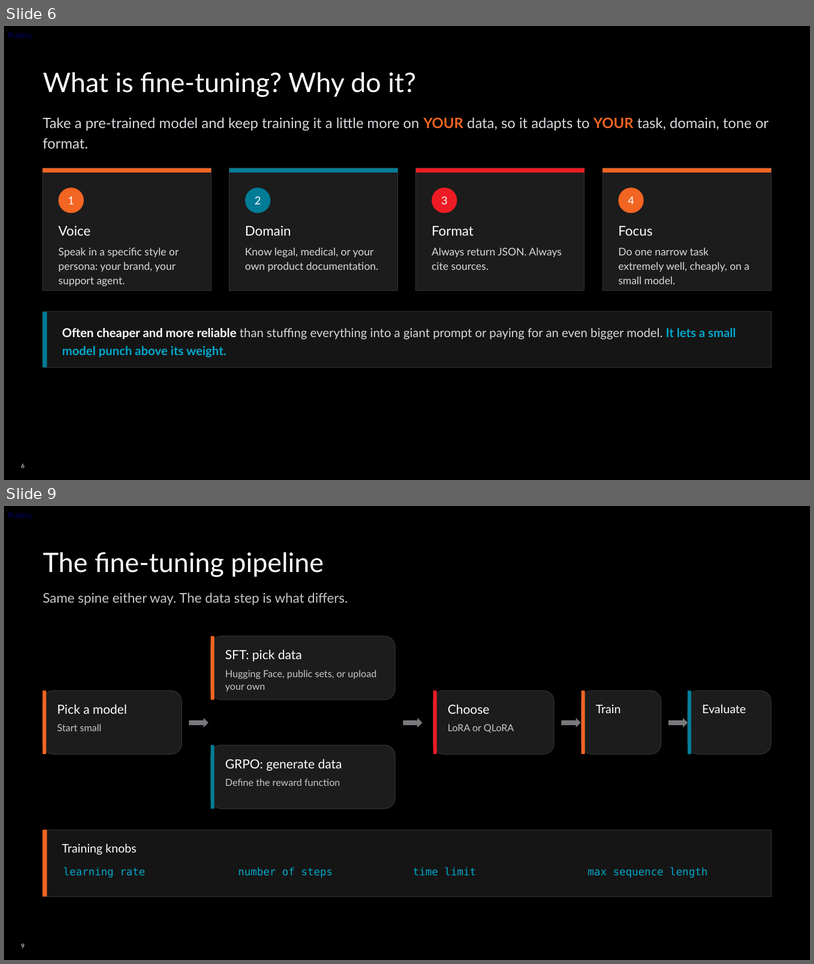
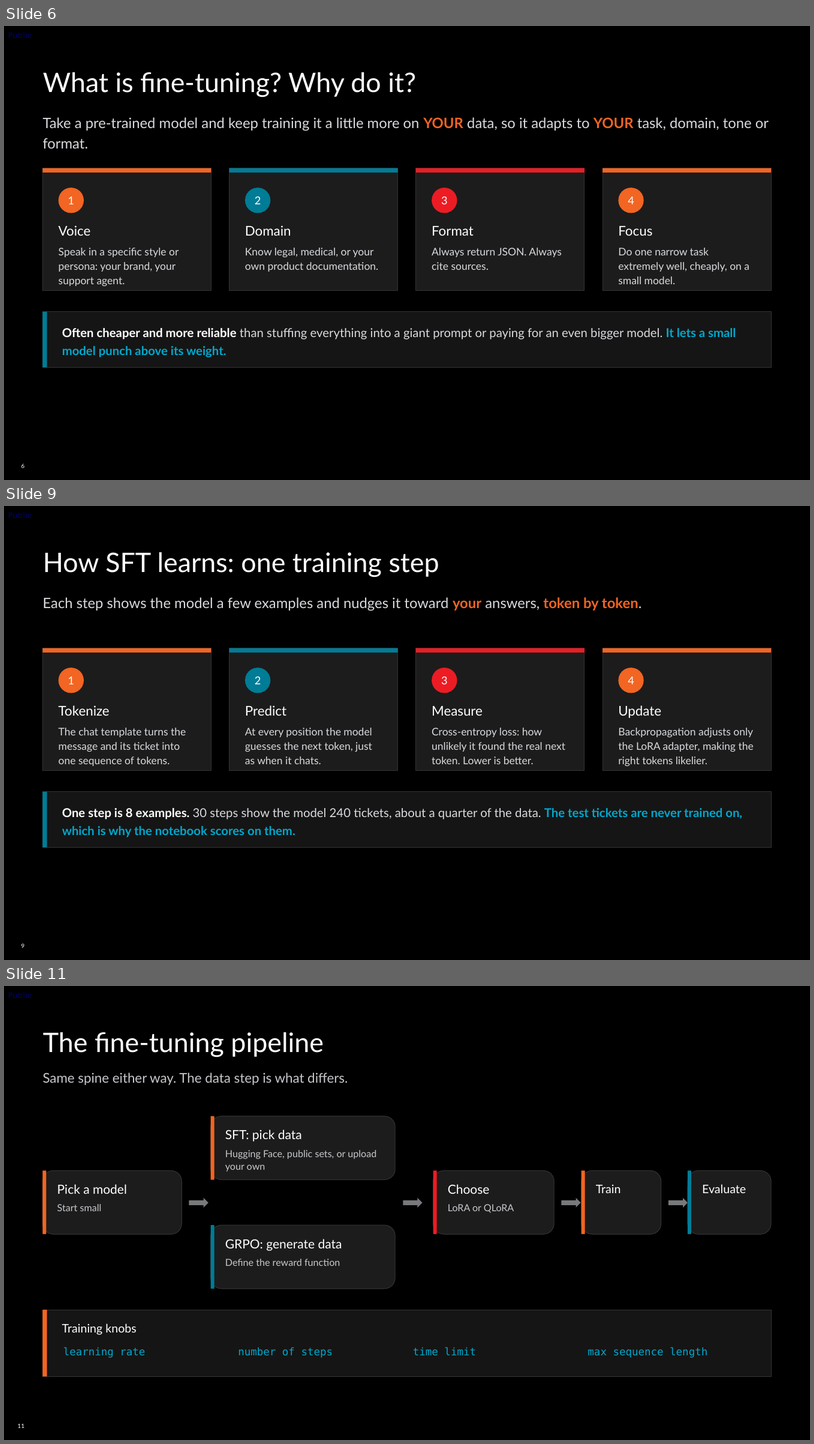
Before and after one commit to TwelveNights/Unsloth-RL-Workshop-on-Radeon, a slide deck: docs/AMD-Unsloth-Studio-Fine-tuning.pptx. Shown one above the other, each under a label of ours: slides 6 and 9 before the commit, slides 6, 9 and 11 after it; the slides between them are not shown. The pictures are 814x964 and 814x1444 pixels, drawn with LibreOffice and Linux fonts; fonts in the diff are those of the drawing; background and template pictures are left out. Boxes give left, top, right and bottom in pixels: in the first picture for what was removed or moved away, otherwise in the second. Text is boxed around its words. In the diff, an @@ line names an element or a change of style, - is before the commit and + after.

Commit message:
Deck: how SFT learns, reading a training run, stretch challenges
- New slide 9: one SFT training step (tokenize with the chat template,
  predict, cross-entropy loss, update only the LoRA adapter), with the
  batch/step arithmetic of this run.
- New slide 10: reading a training run, with the settings Studio used
  (lr 2e-4 with 5 warmup steps, batch 8 = 2 x 4, LoRA rank 16) and what
  the loss curve does and doesn't tell you.
- Slide 7: ~1% of weights trained (23M), the real figure for this run.
- Slide 8: SFT example in the chat format attendees upload, not Alpaca.
- New slides 20-21: stretch challenges (add a field, teach it your own
  task, export to GGUF) and own-task ideas with a write-5-generate-50
  workflow using the bigger model in Lemonade.

```diff
--- a/docs/AMD-Unsloth-Studio-Fine-tuning.pptx
+++ b/docs/AMD-Unsloth-Studio-Fine-tuning.pptx
@@ slide 9 added at (4,506,810,960), background picture (left out); not listed: 3 template elements that a slide beside it also shows @@
@@ title added at (43,552,440,577), 32 pt, text #FFFFFF @@
+How SFT learns: one training step
@@ text added at (43,597,642,611), 17 pt, text #D8DADE @@
+Each step shows the model a few examples and nudges it toward your answers, token by token.
@@ rectangle added at (43,648,212,771), fill #1C1C1C, outline #333333 0.75 pt @@
@@ rectangle added at (43,648,212,652), fill #F26522 @@
@@ rectangle added at (230,648,398,771), fill #1C1C1C, outline #333333 0.75 pt @@
@@ rectangle added at (230,648,398,652), fill #007C97 @@
@@ rectangle added at (417,648,585,771), fill #1C1C1C, outline #333333 0.75 pt @@
@@ rectangle added at (417,648,585,652), fill #ED1C24 @@
@@ rectangle added at (603,648,771,771), fill #1C1C1C, outline #333333 0.75 pt @@
@@ rectangle added at (603,648,771,652), fill #F26522 @@
@@ ellipse added at (59,667,84,693), fill #F26522, 13 pt, text #FFFFFF @@
+1
@@ ellipse added at (245,667,271,693), fill #007C97, 13 pt, text #FFFFFF @@
+2
@@ ellipse added at (432,667,457,693), fill #ED1C24, 13 pt, text #FFFFFF @@
+3
@@ ellipse added at (618,667,644,693), fill #F26522, 13 pt, text #FFFFFF @@
+4
@@ text added at (59,705,110,715), 16 pt, text #FFFFFF @@
+Tokenize
@@ text added at (245,705,287,715), 16 pt, text #FFFFFF @@
+Predict
@@ text added at (432,706,483,715), 16 pt, text #FFFFFF @@
+Measure
@@ text added at (618,705,662,718), 16 pt, text #FFFFFF @@
+Update
@@ text added at (59,727,186,766), 12.5 pt, text #D8DADE @@
+The chat template turns the message and its ticket into one sequence of tokens.
@@ text added at (245,727,372,764), 12.5 pt, text #D8DADE @@
+At every position the model guesses the next token, just as when it chats.
@@ text added at (432,727,566,764), 12.5 pt, text #D8DADE @@
+Cross-entropy loss: how unlikely it found the real next token. Lower is better.
@@ text added at (618,727,754,766), 12.5 pt, text #D8DADE @@
+Backpropagation adjusts only the LoRA adapter, making the right tokens likelier.
@@ rectangle added at (43,792,771,847), fill #151515, outline #333333 0.75 pt @@
@@ rectangle added at (43,792,47,847), fill #007C97 @@
@@ text added at (62,808,743,837), 14.5 pt, text #00A8CC, bold @@
+One step is 8 examples. 30 steps show the model 240 tickets, about a quarter of the data. The test tickets are never trained on, which is why the notebook scores on them.
@@ what was slide 9 is now slide 11 @@
@@ page number at (18,1423,24,1428): text changed @@
-9
+11
```
Also in this commit, not shown: 2 slides changed, 3 other slides added, 3 other files.
